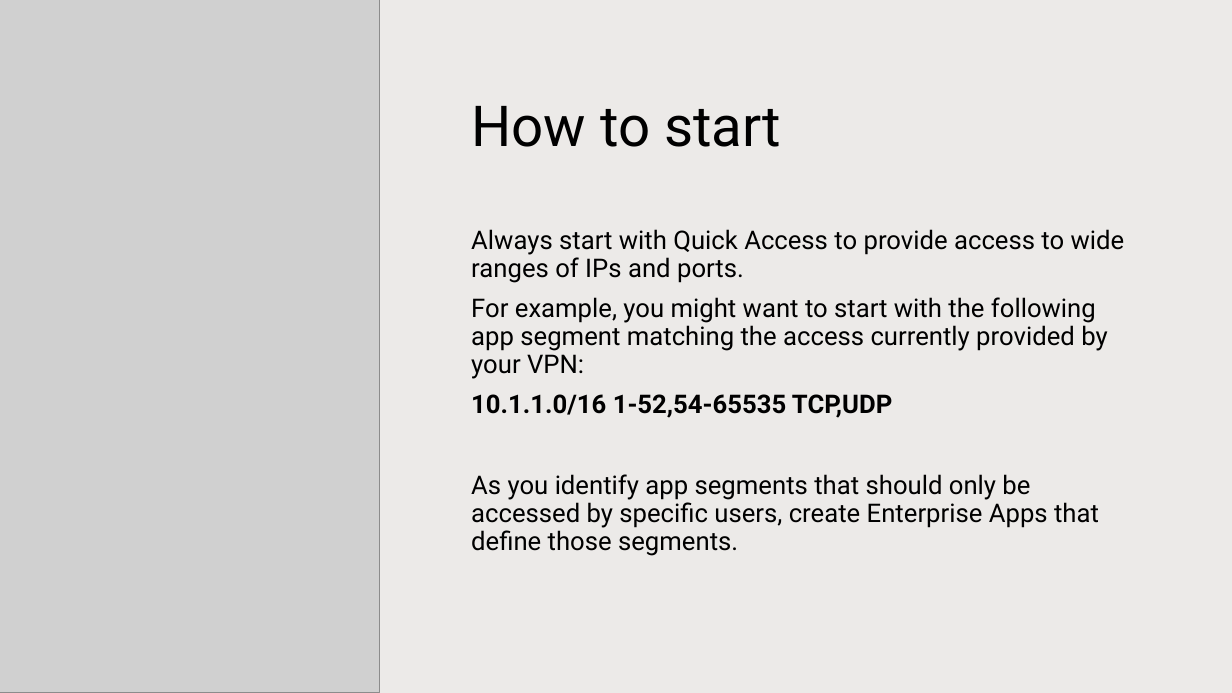
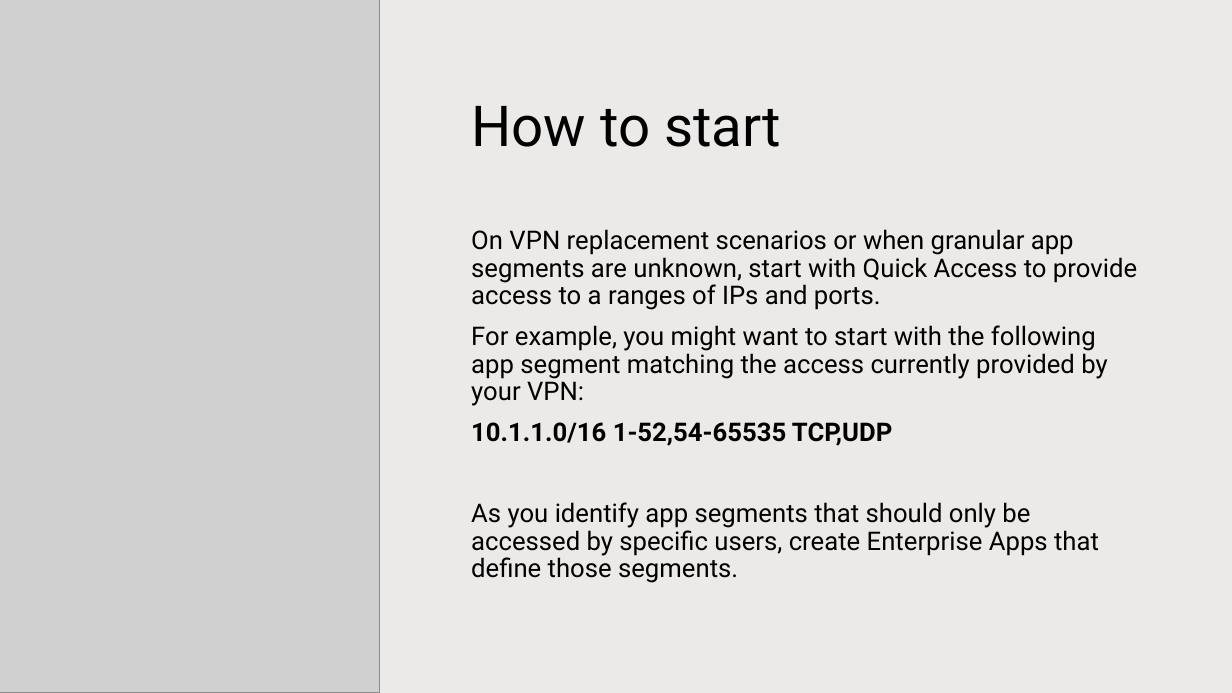
Before and after one commit to microsoft/GlobalSecureAccess-Training, a slide deck: slide 2 of website/content/PA - Segmentation Strategy.pptx. Drawn at 1232x693 pixels with LibreOffice and Linux fonts; fonts in the diff are those of the drawing; grey boxes stand for pictures. Boxes give left, top, right and bottom in pixels: in the first picture for what was removed or moved away, otherwise in the second. Text is boxed around its words. In the diff, an @@ line names an element or a change of style, - is before the commit and + after.

```diff
--- a/website/content/PA - Segmentation Strategy.pptx
+++ b/website/content/PA - Segmentation Strategy.pptx
@@ text at box(471, 229, 1137, 310): text changed @@
-Always start with Quick Access to provide access to wide ranges of IPs and ports.
+On VPN replacement scenarios or when granular app segments are unknown, start with Quick Access to provide access to a ranges of IPs and ports.
```
